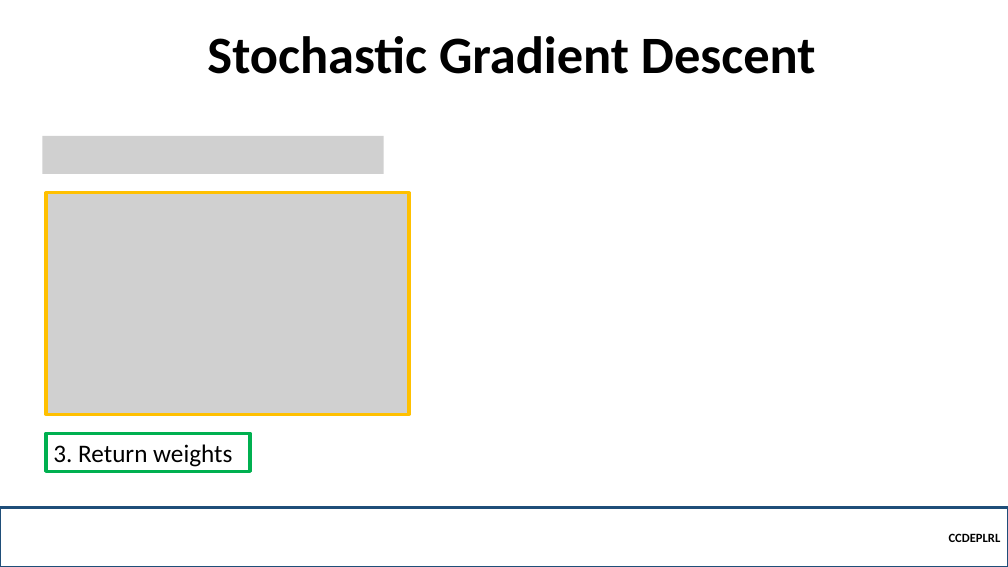
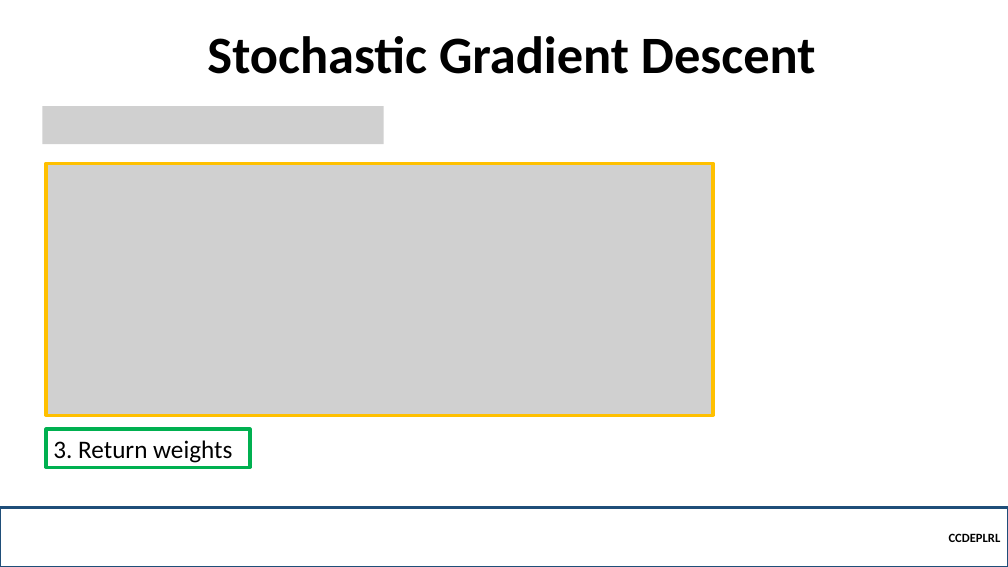
Before and after one commit to robitussin/CCDEPLRL, a slide deck: slide 12 of Week 3 - Neural Networks in Practice/Mini-Batches.pptx (slide 10 before the commit). Drawn at 1008x567 pixels with LibreOffice and Linux fonts; fonts in the diff are those of the drawing; grey boxes stand for pictures; background and template pictures are left out. Boxes give left, top, right and bottom in pixels: in the first picture for what was removed or moved away, otherwise in the second. Text is boxed around its words. In the diff, an @@ line names an element or a change of style, - is before the commit and + after.

```diff
--- a/Week 3 - Neural Networks in Practice/Mini-Batches.pptx
+++ b/Week 3 - Neural Networks in Practice/Mini-Batches.pptx
@@ picture added at bbox=[42, 106, 384, 144] @@
@@ picture removed at bbox=[42, 136, 384, 174] @@
@@ picture: place and size @@
-picture at bbox=[46, 193, 409, 414]
+picture at bbox=[46, 163, 713, 415]
@@ rectangle "3. Return weights": place and size @@
-rectangle "3. Return weights" at bbox=[46, 433, 250, 471]
+rectangle "3. Return weights" at bbox=[46, 430, 250, 467]
```
Also in this commit, not shown: 8 other slides changed, 7 slides added, 1 other file.
